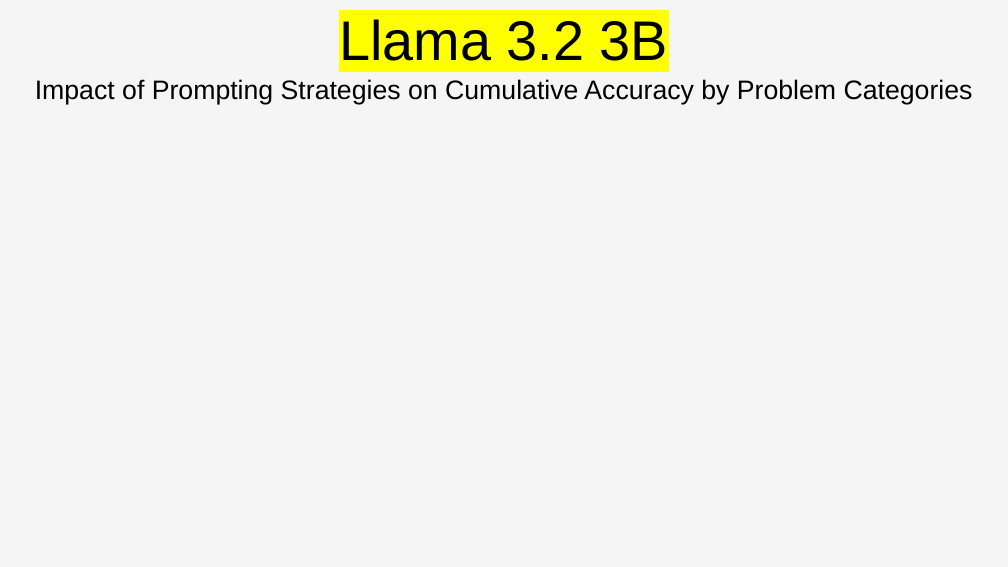
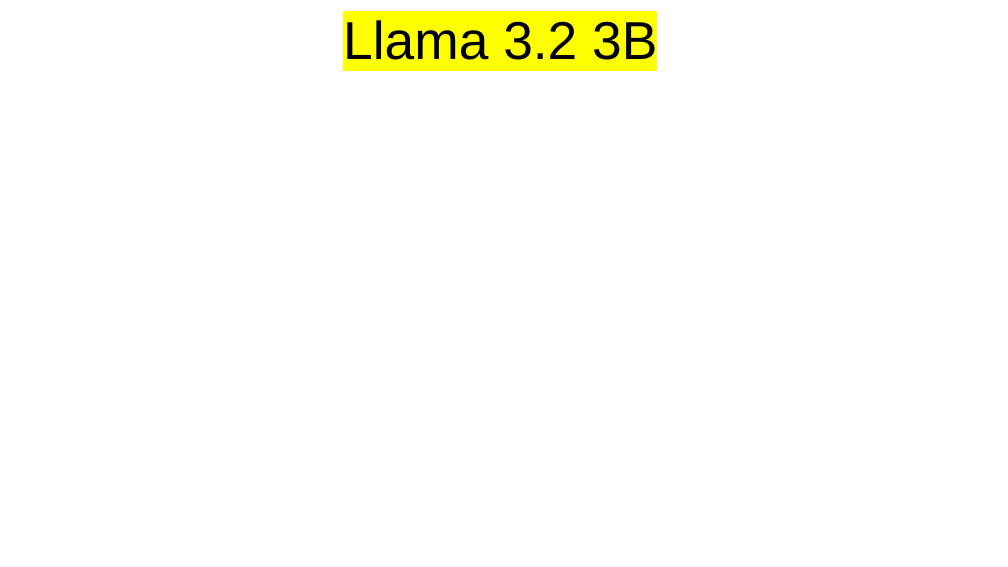
Before and after one commit to PieBerto/Stress-testing-chatbots, a slide deck: slide 2 of Slideshow/Benchmarks Graphs.odp. Drawn at 1008x567 pixels with LibreOffice and Linux fonts; fonts in the diff are those of the drawing. Boxes give left, top, right and bottom in pixels: in the first picture for what was removed or moved away, otherwise in the second. Text is boxed around its words. In the diff, an @@ line names an element or a change of style, - is before the commit and + after.

```diff
--- a/Slideshow/Benchmarks Graphs.odp
+++ b/Slideshow/Benchmarks Graphs.odp
@@ background #F5F5F5 to #FFFFFF @@
@@ title "Llama 3.2 3B" at box(343, 20, 657, 60): size 44 to 42 pt @@
@@ title removed at box(35, 79, 973, 104) @@
-Impact of Prompting Strategies on Cumulative Accuracy by Problem Categories
```
Also in this commit, not shown: 2 other slides changed, 17 other files.
